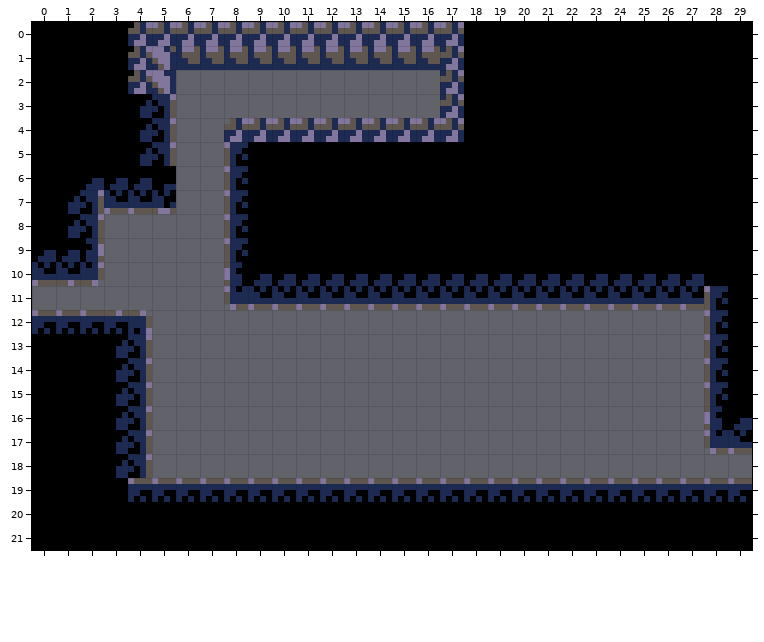
Two states of a Tiled map, data/maps/testroom1.tmx. The picture above is the old version.
Cells are 8x8 px. Shown: x 0..29, y 0..21.
After the commit:
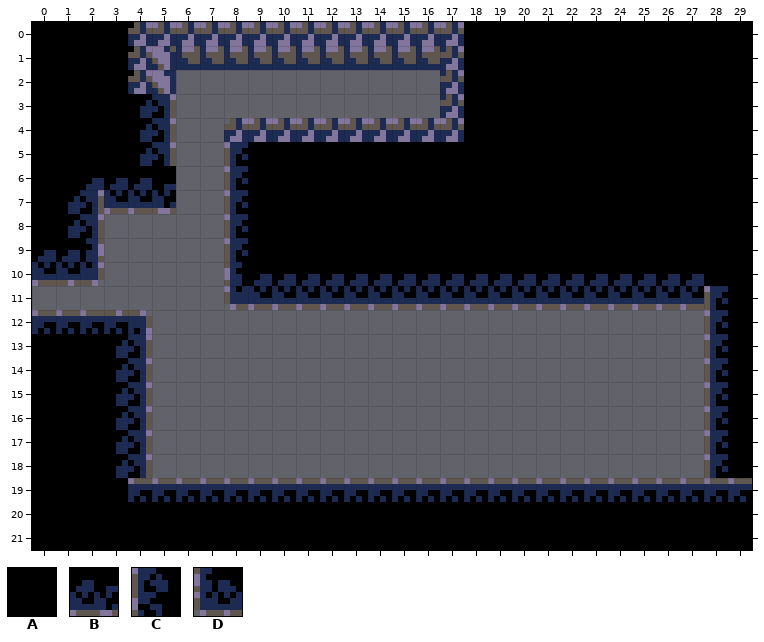
Key: from "tileset": A 0, B 1 flipped up-down, C 2 flipped left-right, D 3 turned 180.
_ is an empty cell.
Tiles replaced or removed in this view: B, D.
Changes in this commit:
Changed rows in their new state; . is an unchanged cell.
Layer "Tiles":
first column x 28:
17 CA
18 CA
19 CA
